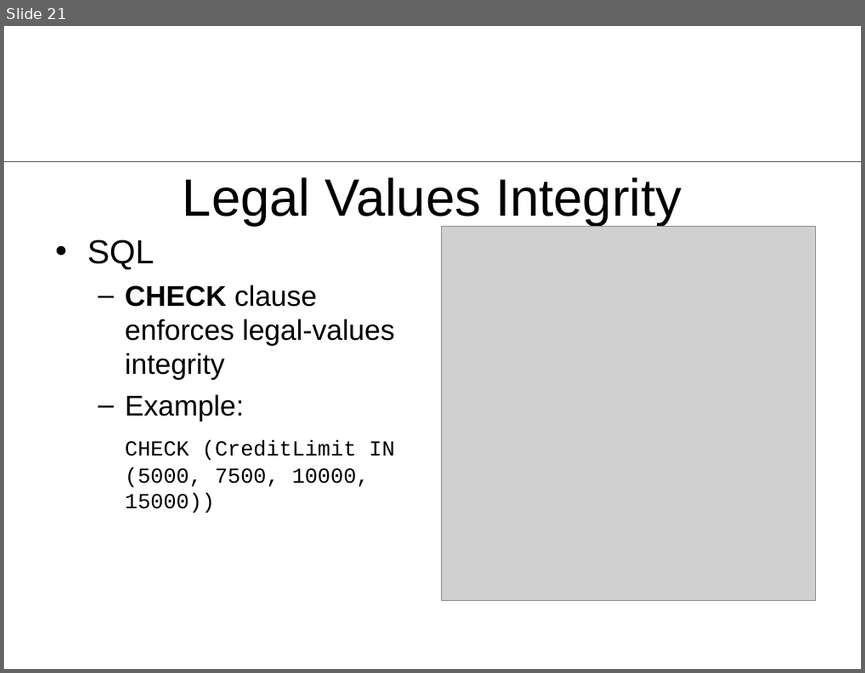
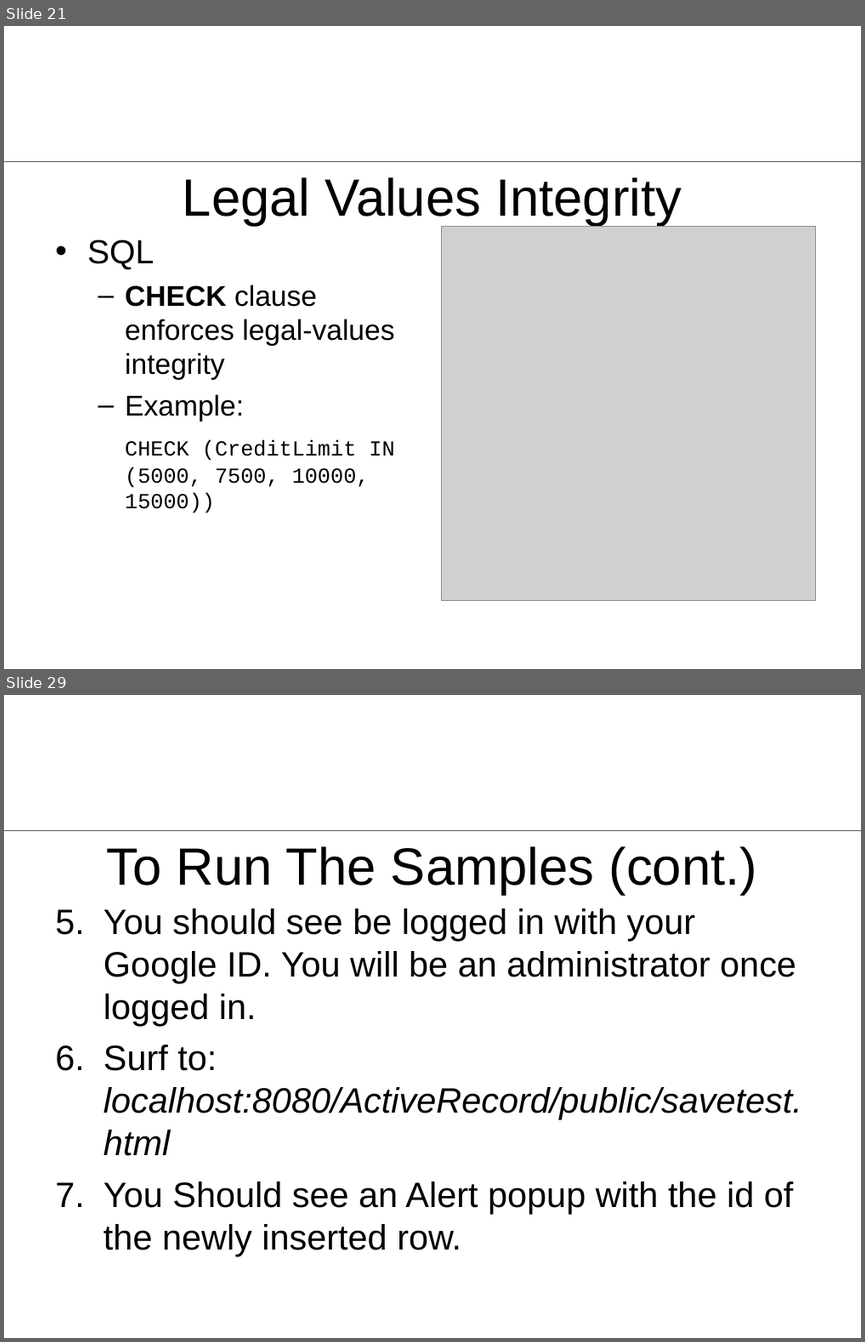
Before and after one commit to rhildred/ActiveRecord, a slide deck: docs/ActiveRecord.ppt. Shown one above the other, each under a label of ours: slide 21 before the commit, slides 21 and 29 after it; the slides between them are not shown. The pictures are 865x673 and 865x1342 pixels, drawn with LibreOffice and Linux fonts; fonts in the diff are those of the drawing; grey boxes stand for pictures; background and template pictures are left out. Boxes give left, top, right and bottom in pixels: in the first picture for what was removed or moved away, otherwise in the second. Text is boxed around its words. In the diff, an @@ line names an element or a change of style, - is before the commit and + after.

```diff
--- a/docs/ActiveRecord.ppt
+++ b/docs/ActiveRecord.ppt
@@ slide 29 added at bbox=[4, 695, 861, 1338], background #FFFFFF; not listed: 1 template element that a slide beside it also shows @@
@@ title added at bbox=[107, 846, 757, 895], 44 pt, text #000000 @@
+To Run The Samples (cont.)
@@ text added at bbox=[103, 908, 802, 1256], 29.6 pt, text #000000 @@
+5. You should see be logged in with your Google ID. You will be an administrator once logged in.
+6. Surf to: localhost:8080/ActiveRecord/public/savetest.html
+7. You Should see an Alert popup with the id of the newly inserted row.
```
Also in this commit, not shown: 1 slide changed, 8 other slides added, 3 other files.
